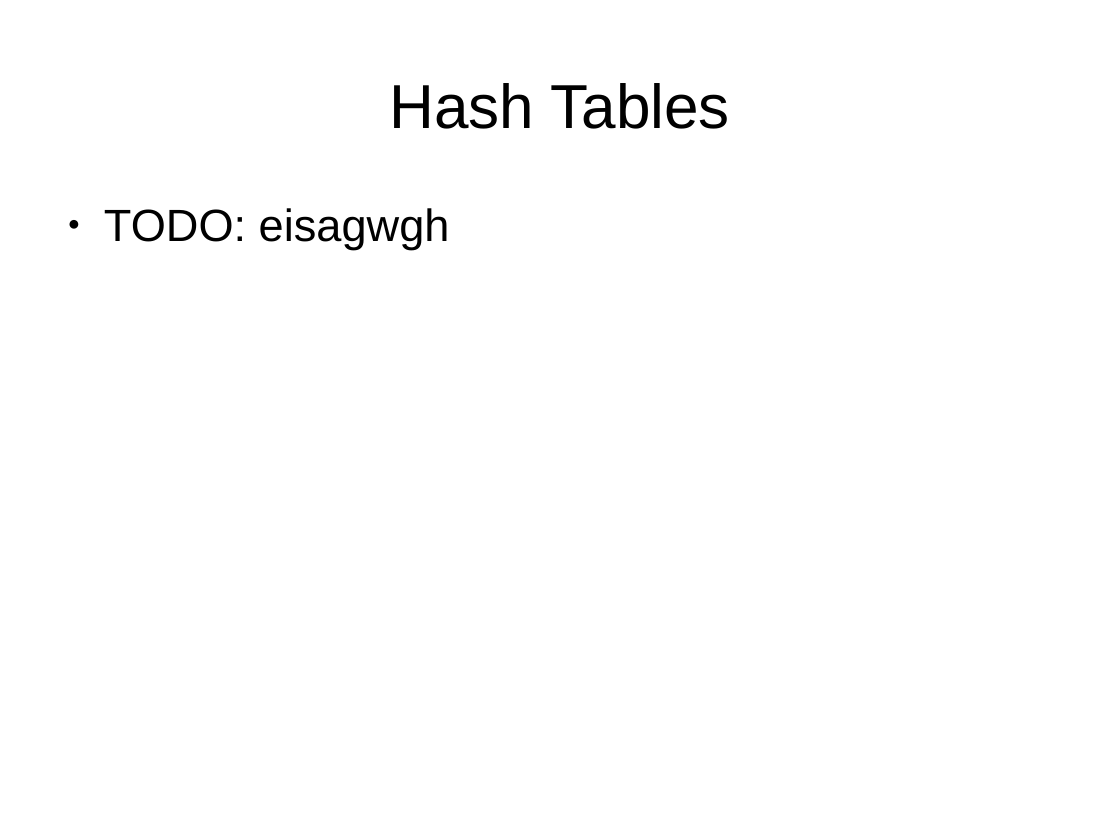
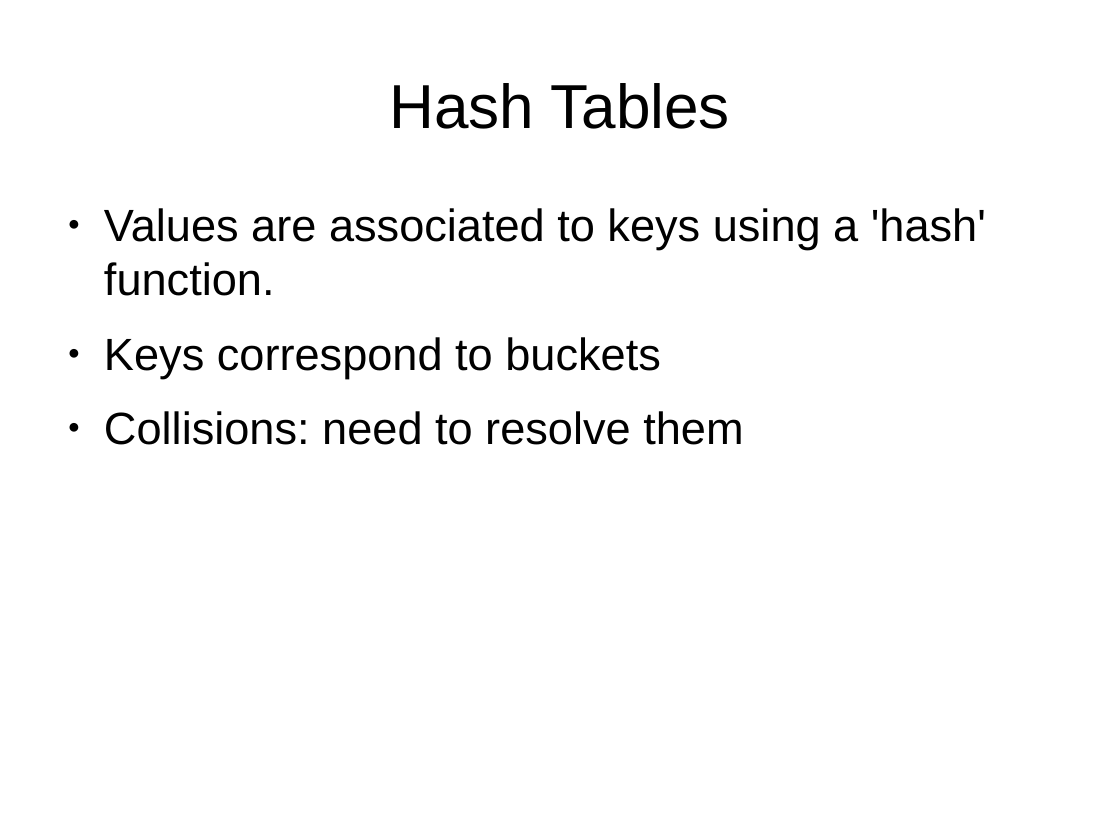
Before and after one commit to mpastyl/my_thesis, a slide deck: slide 50 of presentation.odp (slide 49 before the commit). Drawn at 1120x840 pixels with LibreOffice and Linux fonts; fonts in the diff are those of the drawing. Boxes give left, top, right and bottom in pixels: in the first picture for what was removed or moved away, otherwise in the second. Text is boxed around its words. In the diff, an @@ line names an element or a change of style, - is before the commit and + after.

```diff
--- a/presentation.odp
+++ b/presentation.odp
@@ text at (104,208,986,445): text changed @@
-● TODO: eisagwgh
+● Values are associated to keys using a 'hash' function.
+● Keys correspond to buckets
+● Collisions: need to resolve them
```
Also in this commit, not shown: 7 other slides changed, 4 slides added, 4 other files.
